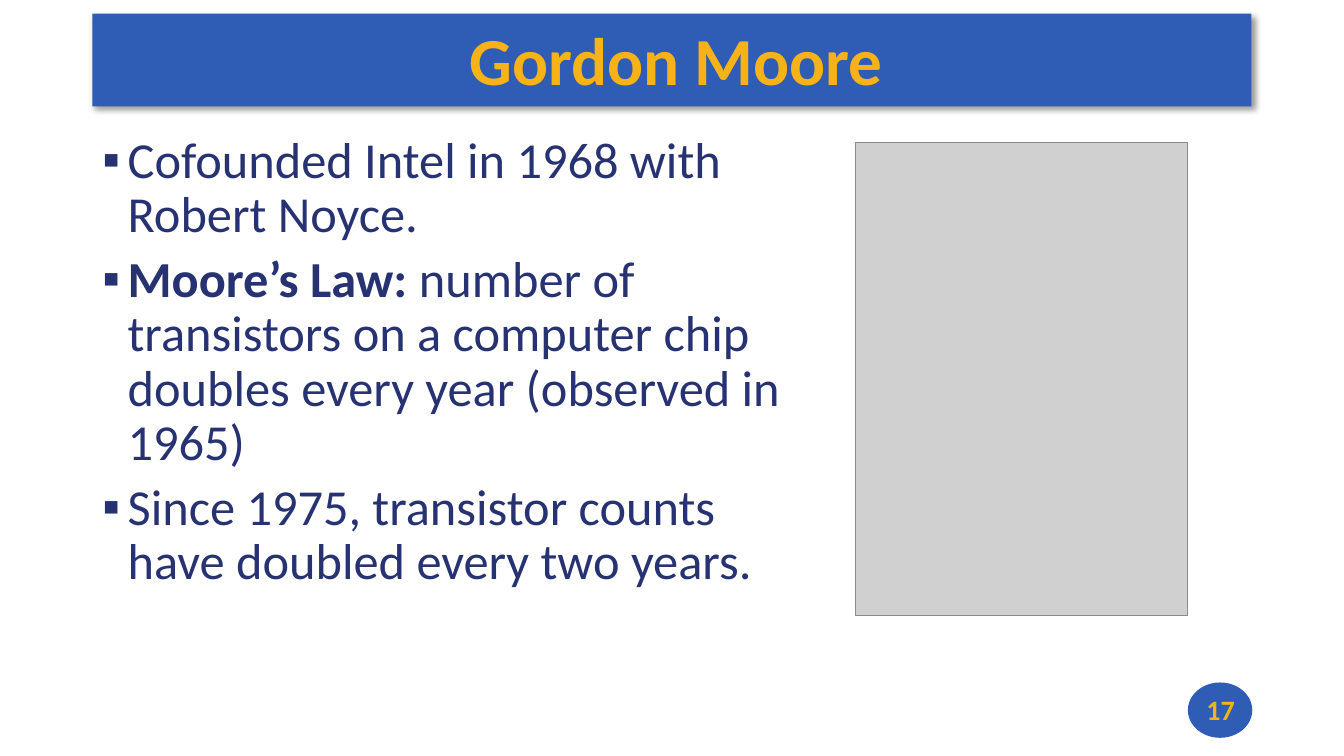
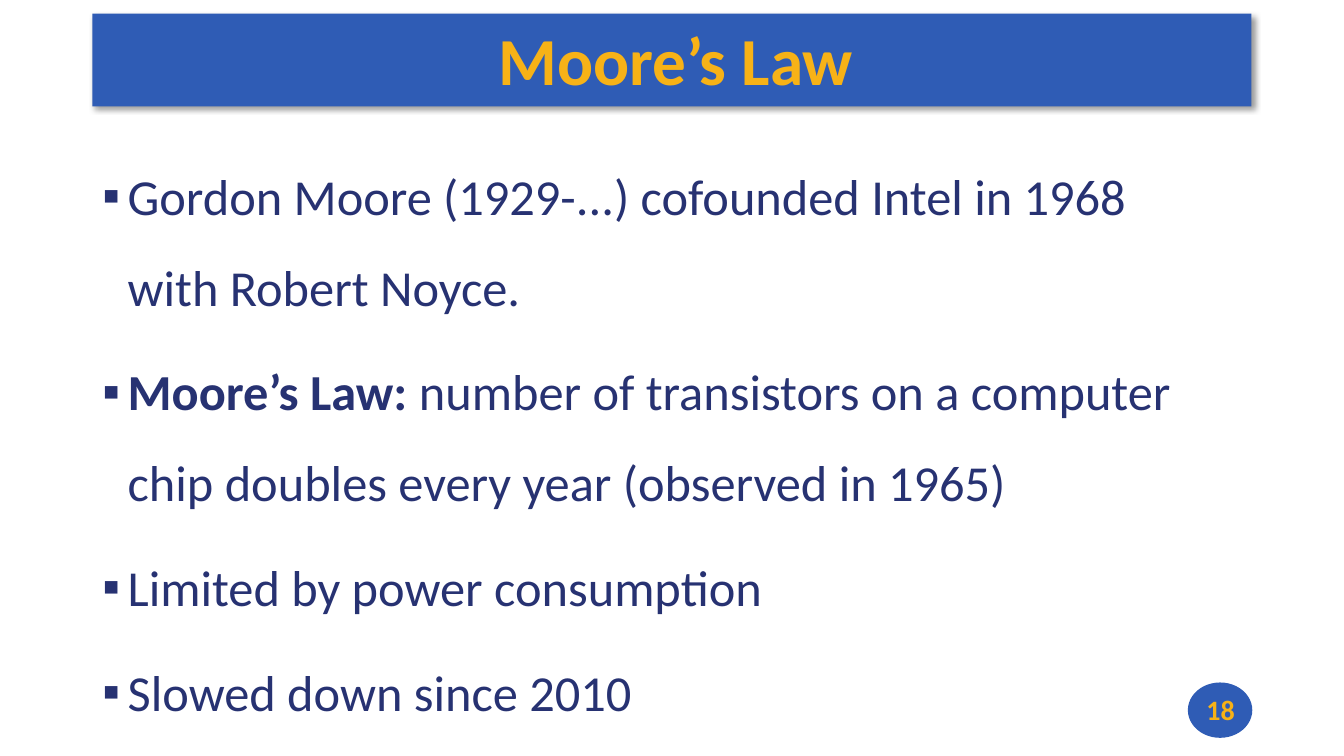
Before and after one commit to andrewt0301/hse-acos-course, a slide deck: slide 18 of docs/part1ca/01_Introduction/CA_Lecture_01.pptx (slide 17 before the commit). Drawn at 1344x756 pixels with LibreOffice and Linux fonts; fonts in the diff are those of the drawing; grey boxes stand for pictures. Boxes give left, top, right and bottom in pixels: in the first picture for what was removed or moved away, otherwise in the second. Text is boxed around its words. In the diff, an @@ line names an element or a change of style, - is before the commit and + after.

```diff
--- a/docs/part1ca/01_Introduction/CA_Lecture_01.pptx
+++ b/docs/part1ca/01_Introduction/CA_Lecture_01.pptx
@@ title at bbox=[499, 36, 853, 86]: text changed @@
-Gordon Moore
+Moore’s Law
@@ picture removed at bbox=[856, 142, 1189, 616] @@
@@ text at bbox=[128, 178, 1126, 314]: text changed @@
-▪ Cofounded Intel in 1968 with Robert Noyce.
+▪ Gordon Moore (1929-...) cofounded Intel in 1968 with Robert Noyce.
@@ text at bbox=[128, 373, 1171, 509]: line spacing 0.9 to 1.5; more space between paragraphs @@
@@ text at bbox=[128, 571, 762, 712]: text changed @@
-▪ Since 1975, transistor counts have doubled every two years.
+▪ Limited by power consumption
+▪ Slowed down since 2010
@@ page number at bbox=[1206, 700, 1234, 720]: text changed @@
-17
+18
```
Also in this commit, not shown: 5 other slides changed, 4 slides added, 2 slides removed, 4 other files.
